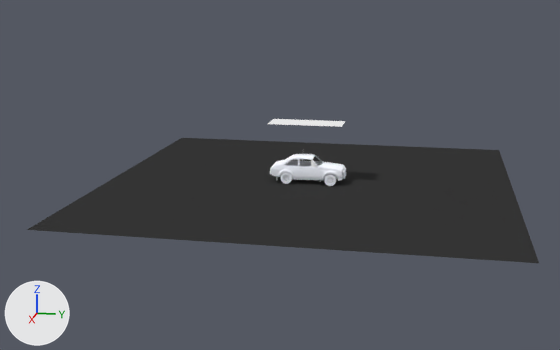
What one commit did to the Blender file FordEscort.blend.
Both versions are drawn from a 50 mm camera at (55.2, 7.3, 12.8) aimed at (1.3, -3.4, -0.7). The lights are fixed; the arrows at lower left show +X, +Y and +Z.
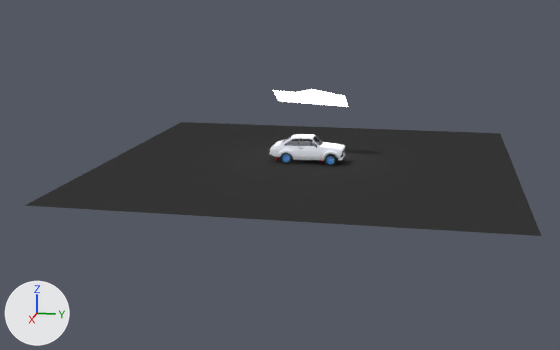
Boxes [x1, y1, x2, y2] around the edits, measured in the pictures (560 x 350 px):
'Plane.003', moved: before [27, 138, 539, 263]; after [25, 122, 541, 236]
'EclairageDessus', added: after [273, 89, 348, 107]
'Caisse', moved: before [270, 154, 319, 180]; after [270, 134, 344, 160]
'PorteD', moved: before [298, 166, 320, 179]; after [298, 146, 321, 159]
'Plane.004', deleted: before [268, 119, 345, 127]
'AileAvD', moved: before [320, 162, 345, 181]; after [320, 142, 345, 160]
'Capot', moved: before [322, 162, 345, 171]; after [322, 142, 345, 151]
'VitrePosrteD', moved: before [300, 159, 311, 167]; after [300, 139, 311, 146]
'PassageRoueARD', moved: before [277, 169, 295, 180]; after [277, 148, 299, 160]
'PassageRoueAVD', moved: before [322, 171, 344, 181]; after [322, 150, 345, 161]
'VitreCustode', moved: before [286, 160, 298, 166]; after [285, 139, 298, 146]
'Parebrise.002', moved: before [313, 155, 322, 166]; after [313, 136, 322, 146]
'Coffre', moved: before [273, 160, 283, 166]; after [273, 140, 283, 146]
'InterieurAileAv', moved: before [324, 169, 339, 179]; after [324, 153, 338, 159]
'VitreTriangleAv', moved: before [311, 160, 317, 167]; after [311, 140, 316, 146]
'LunetteAr', moved: before [281, 156, 291, 164]; after [281, 137, 291, 144]
'JointCustode', moved: before [285, 159, 299, 166]; after [285, 139, 299, 146]
'MontantVitreAv', moved: before [299, 159, 315, 167]; after [299, 139, 313, 146]
'BequetAr', now drawn: after [270, 141, 278, 147]
'Circle', moved (not visible afterwards): before [343, 168, 346, 174]
'PhareAddBas', moved (not visible afterwards): before [343, 172, 346, 179]

The change, as a list of edits to the scene's bpy script:
```text
Change mat_material_006:
    add mat_material_006.strength = 4.0
Add me_plane_049_1:
    me_plane_049_1.from_pydata([(-1.0, -1.0, 0.0), (1.0, -1.0, 0.0), (-1.0, 1.0, 0.0), (1.0, 1.0, 0.0), (-1.0, 0.0, 0.0), (0.0, -1.0, 0.0), (1.0, 0.0, 0.0), (0.0, 1.0, 0.0), (0.0, 0.0, 0.75)], [], [(8, 6, 3, 7), (4, 8, 7, 2), (0, 5, 8, 4), (5, 1, 6, 8)])
    me_plane_049_1.materials.append(mat_material_006)  # white #e7e7e7
Remove ob_plane_004:
    ob_plane_004 = bpy.data.objects.new('Plane.004', me_plane_049)
    ob_plane_004.location = (0.08, -1.71, 3.05)
    ob_plane_004.scale = (1.15, 2.7, 1.03)
Change ob_plane_003:
    ob_plane_003.location: (0.26, -1.5, -1.37) -> (0.26, -1.5, 0.13)
Change ob_caisse:
    ob_caisse.location: (0.0, -2.19, 1.2) -> (0.0, -2.19, 2.7)
Add ob_eclairagedessus:
    ob_eclairagedessus = bpy.data.objects.new('EclairageDessus', me_plane_049_1)
    ob_eclairagedessus.location = (-1.72, -1.71, 4.55)
    ob_eclairagedessus.rotation_euler = (-0.0513, -0.501, -0.0157)  # degrees (-2.9, -29, -0.9)
    ob_eclairagedessus.scale = (1.15, 2.7, 1.03)
```
